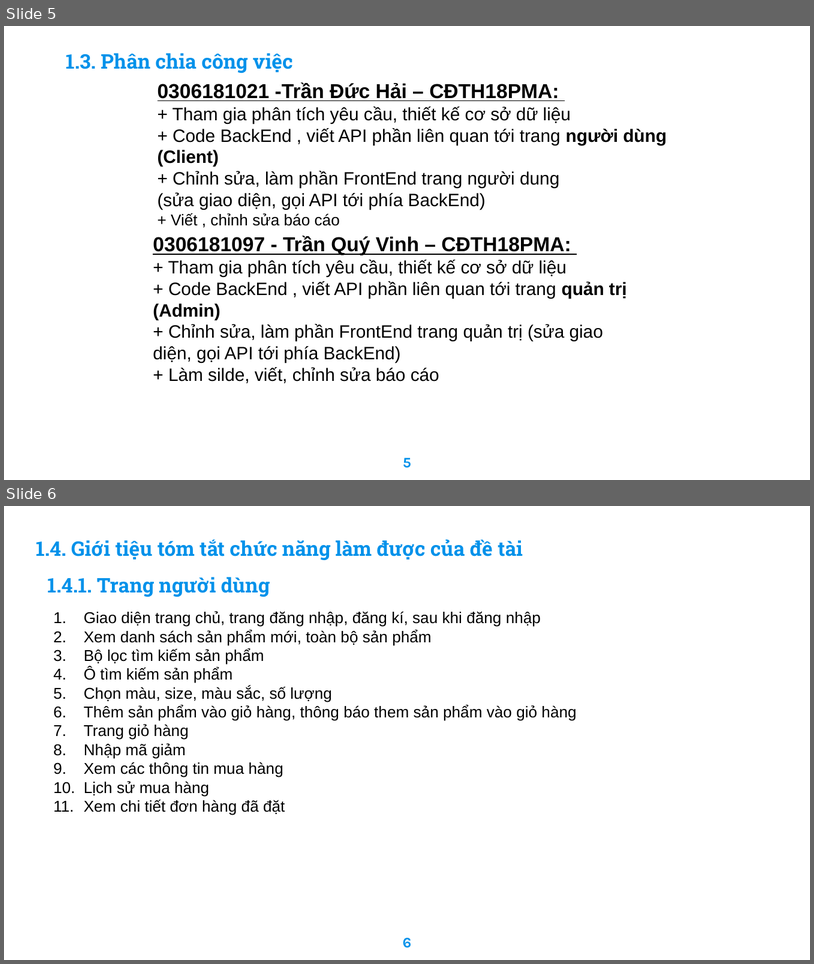
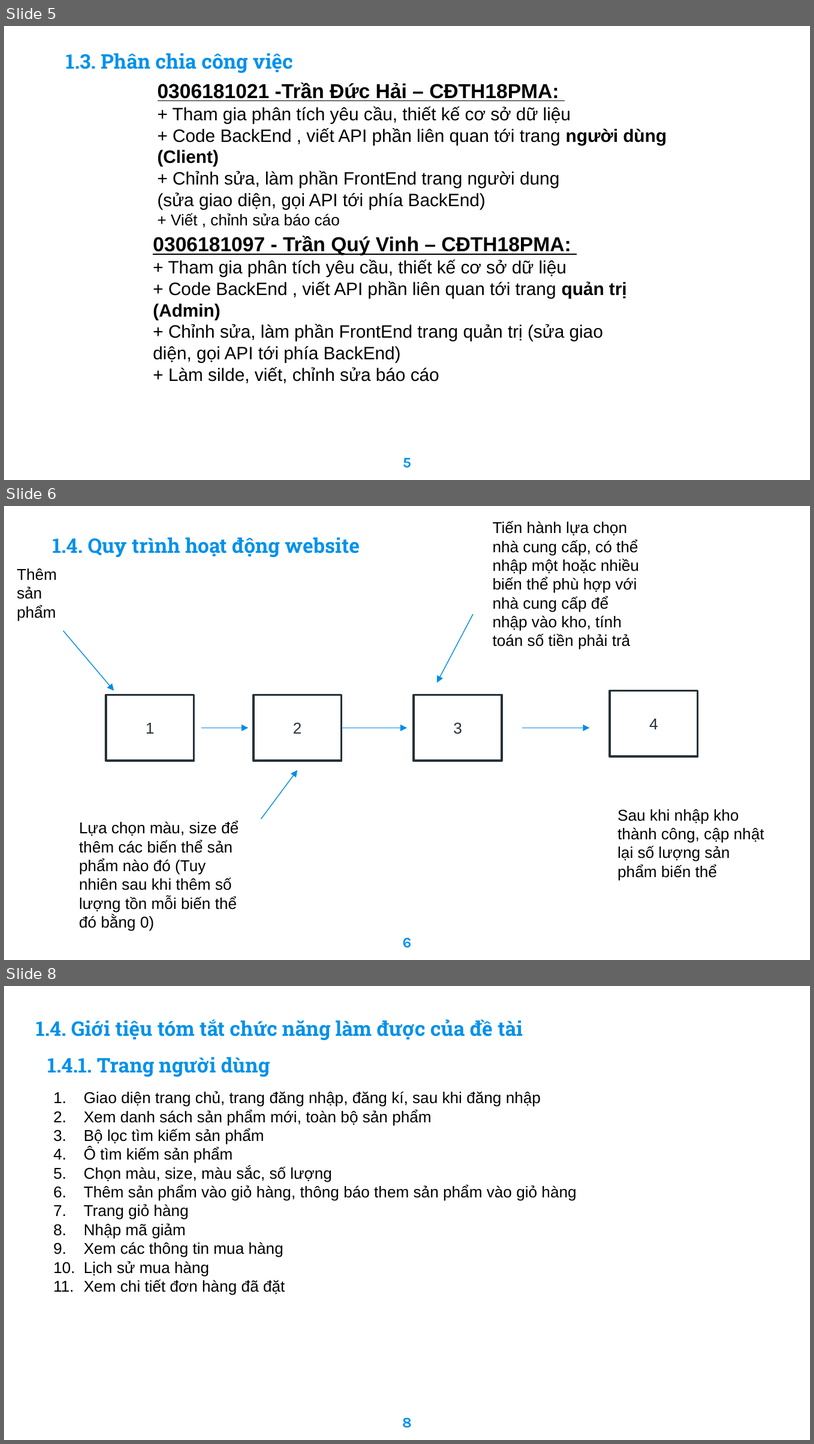
Before and after one commit to haitran2000/Ecommerce-Fashion-Website, a slide deck: Do An Tot Nghiep.pptx. Shown one above the other, each under a label of ours: slides 5 and 6 before the commit, slides 5, 6 and 8 after it; the slides between them are not shown. The pictures are 814x964 and 814x1444 pixels, drawn with LibreOffice and Linux fonts; fonts in the diff are those of the drawing; background and template pictures are left out. Boxes give left, top, right and bottom in pixels: in the first picture for what was removed or moved away, otherwise in the second. Text is boxed around its words. In the diff, an @@ line names an element or a change of style, - is before the commit and + after.

```diff
--- a/Do An Tot Nghiep.pptx
+++ b/Do An Tot Nghiep.pptx
@@ slide 6 added at (4, 506, 810, 960), background picture (left out) @@
@@ text added at (493, 521, 639, 649), 14 pt, text #000000 @@
+Tiến hành lựa chọn nhà cung cấp, có thể nhập một hoặc nhiều biến thể phù hợp với nhà cung cấp để nhập vào kho, tính toán số tiền phải trả
@@ text added at (53, 537, 360, 557), 18 pt, text #0091EA, bold @@
+1.4. Quy trình hoạt động website
@@ text added at (17, 568, 57, 621), 14 pt, text #000000 @@
+Thêm sản phẩm
@@ arrow added from (63, 631) to (114, 691), #008EE5 0.75 pt @@
@@ arrow added from (473, 614) to (437, 682), #008EE5 0.75 pt @@
@@ rectangle added at (107, 694, 194, 761), fill #FFFFFF, outline #263238 2 pt, 14 pt, text #263238 @@
+1
@@ rectangle added at (253, 694, 341, 761), fill #FFFFFF, outline #263238 2 pt, 14 pt, text #263238 @@
+2
@@ rectangle added at (414, 694, 501, 761), fill #FFFFFF, outline #263238 2 pt, 14 pt, text #263238 @@
+3
@@ rectangle added at (611, 691, 698, 757), fill #FFFFFF, outline #263238 2 pt, 14 pt, text #263238 @@
+4
@@ arrow added from (201, 728) to (248, 728), #008EE5 0.75 pt @@
@@ arrow added from (342, 728) to (407, 728), #008EE5 0.75 pt @@
@@ arrow added from (522, 728) to (590, 728), #008EE5 0.75 pt @@
@@ arrow added from (261, 819) to (297, 769), #008EE5 0.75 pt @@
@@ text added at (618, 809, 765, 880), 14 pt, text #000000 @@
+Sau khi nhập kho thành công, cập nhật lại số lượng sản phẩm biến thể
@@ text added at (79, 820, 239, 931), 14 pt, text #000000 @@
+Lựa chọn màu, size để thêm các biến thể sản phẩm nào đó (Tuy nhiên sau khi thêm số lượng tồn mỗi biến thể đó bằng 0)
@@ page number added at (403, 937, 412, 948), 13 pt, text #0091EA, bold @@
+6
@@ what was slide 6 is now slide 8 @@
@@ page number at (402, 1417, 412, 1428): text changed @@
-6
+8
```
Also in this commit, not shown: 2 slides changed, 1 other slide added, 10 other files.
